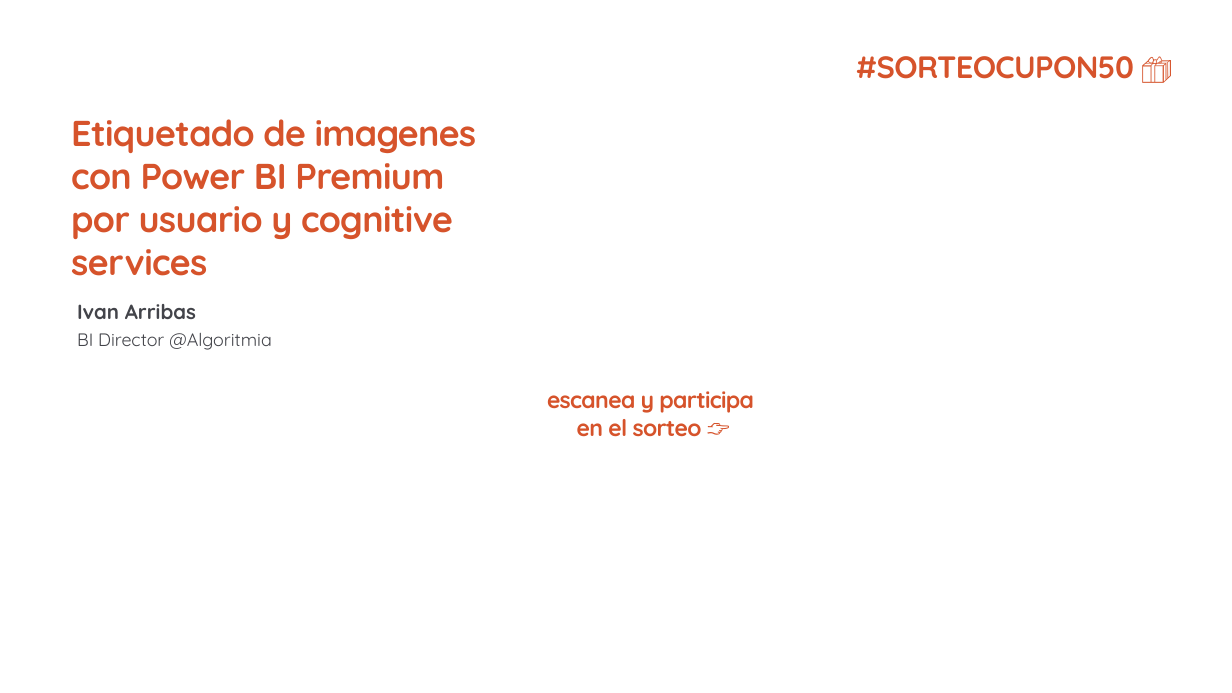
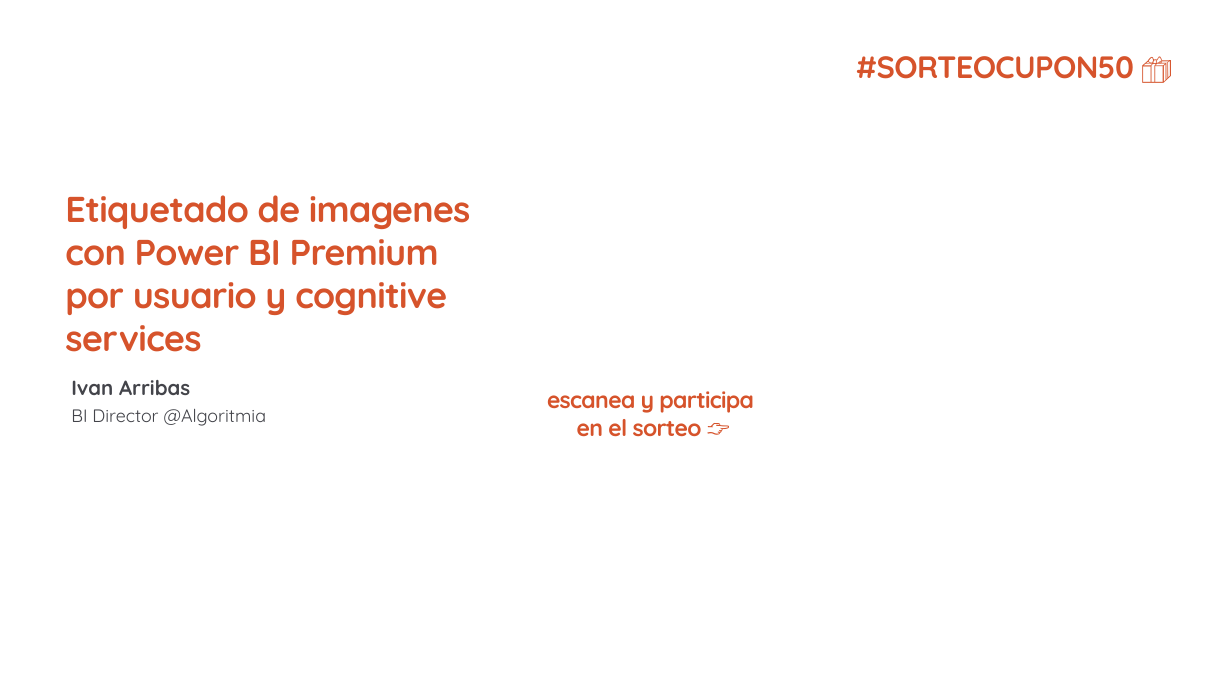
Before and after one commit to GlobalAISpain/GlobalAIBootcamp2020, a slide deck: slide 8 of PPT/16 Etiquetado de imagenes con Power BI Premium por usuario y cognitive services.pptx. Drawn at 1232x693 pixels with LibreOffice and Linux fonts; fonts in the diff are those of the drawing; background and template pictures are left out. Boxes give left, top, right and bottom in pixels: in the first picture for what was removed or moved away, otherwise in the second. Text is boxed around its words. In the diff, an @@ line names an element or a change of style, - is before the commit and + after.

```diff
--- a/PPT/16 Etiquetado de imagenes con Power BI Premium por usuario y cognitive services.pptx
+++ b/PPT/16 Etiquetado de imagenes con Power BI Premium por usuario y cognitive services.pptx
@@ 2 texts, 1 title moved together from (x1=71, y1=119, x2=477, y2=350) to (x1=65, y1=195, x2=471, y2=426) @@
```
Also in this commit, not shown: 1 other slide changed, 20 other files.
